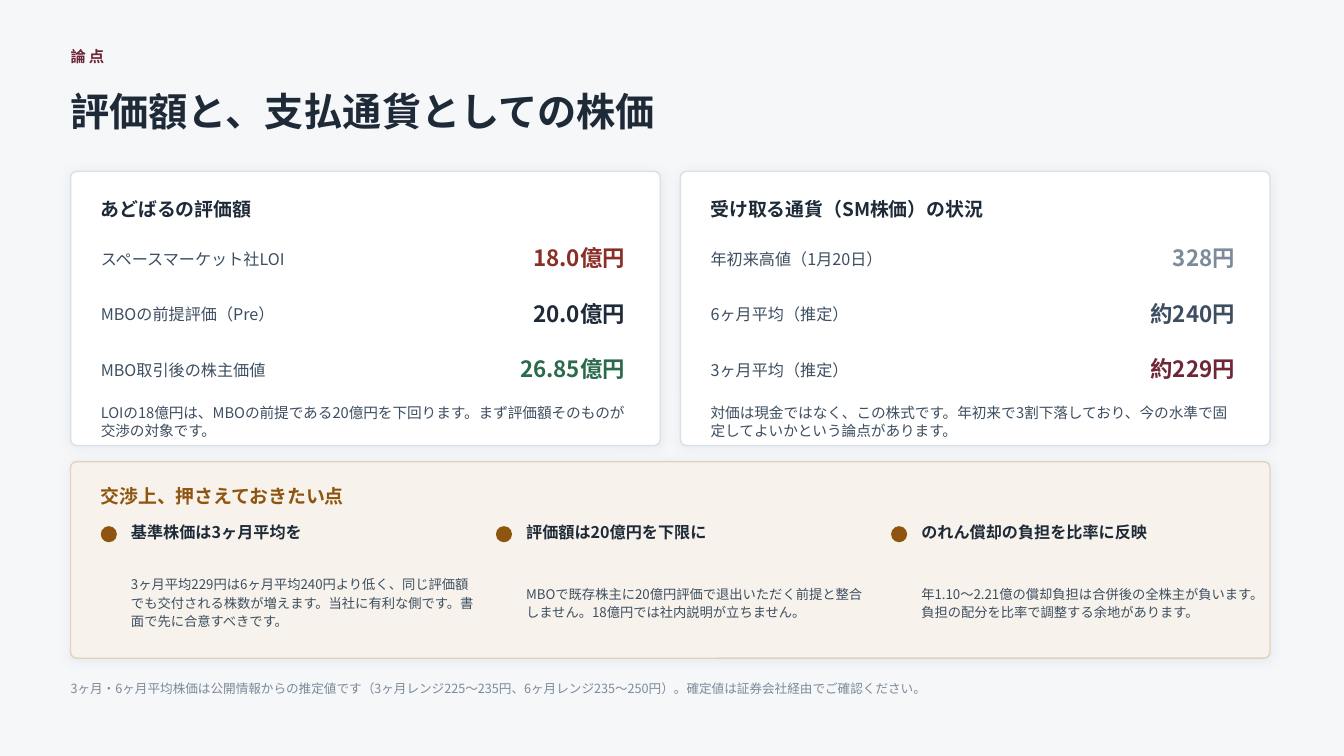
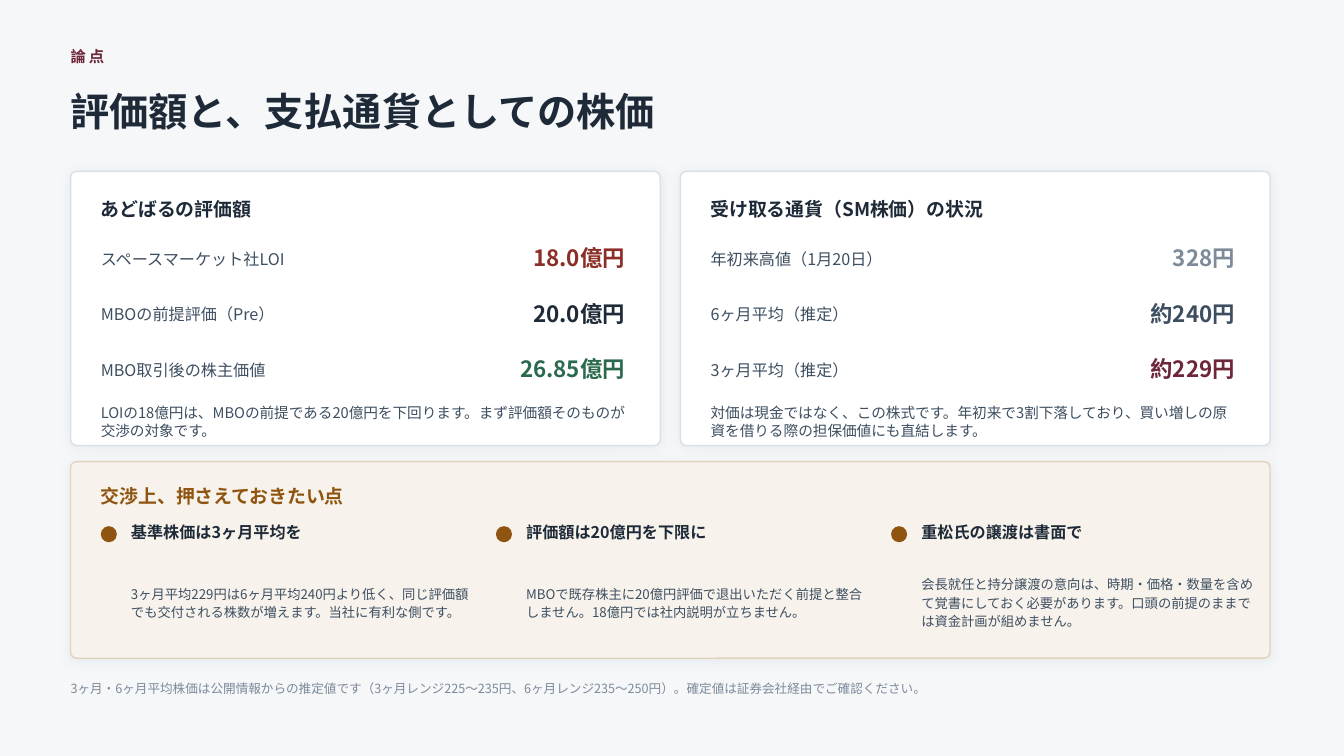
Before and after one commit to nakano-winebank/wine-auction, a slide deck: slide 9 of adval-mbo/スペースマーケット社合併提案_検討_20260923.pptx (slide 5 before the commit). Drawn at 1344x756 pixels with LibreOffice and Linux fonts; fonts in the diff are those of the drawing. Boxes give left, top, right and bottom in pixels: in the first picture for what was removed or moved away, otherwise in the second. Text is boxed around its words. In the diff, an @@ line names an element or a change of style, - is before the commit and + after.

```diff
--- a/adval-mbo/スペースマーケット社合併提案_検討_20260923.pptx
+++ b/adval-mbo/スペースマーケット社合併提案_検討_20260923.pptx
@@ text at <box>711,405,1228,437</box>: text changed @@
-対価は現金ではなく、この株式です。年初来で3割下落しており、今の水準で固定してよいかという論点があります。
+対価は現金ではなく、この株式です。年初来で3割下落しており、買い増しの原資を借りる際の担保価値にも直結します。
@@ text at <box>921,524,1082,540</box>: text changed @@
-のれん償却の負担を比率に反映
+重松氏の譲渡は書面で
@@ text at <box>131,588,468,618</box>: text changed @@
-3ヶ月平均229円は6ヶ月平均240円より低く、同じ評価額でも交付される株数が増えます。当社に有利な側です。書面で先に合意すべきです。
+3ヶ月平均229円は6ヶ月平均240円より低く、同じ評価額でも交付される株数が増えます。当社に有利な側です。
@@ text at <box>921,578,1253,627</box>: text changed @@
-年1.10〜2.21億の償却負担は合併後の全株主が負います。負担の配分を比率で調整する余地があります。
+会長就任と持分譲渡の意向は、時期・価格・数量を含めて覚書にしておく必要があります。口頭の前提のままでは資金計画が組めません。
```
Also in this commit, not shown: 6 other slides changed, 4 slides added, 1 slide removed, 3 other files.
